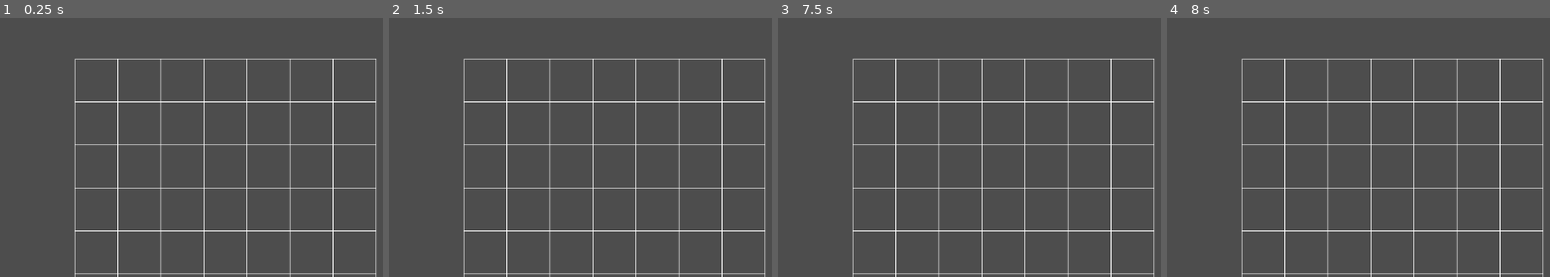
Above: before the commit, frames 1-4 (left to right).
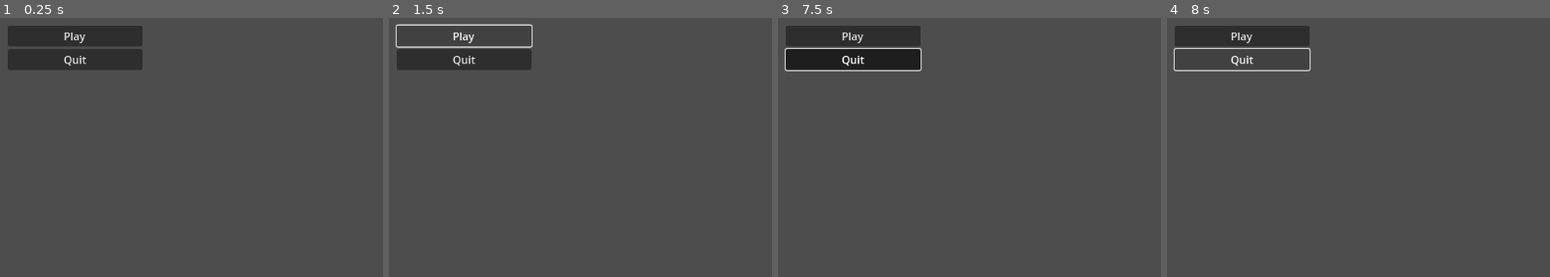
Above: after the commit, the same moments.

Repository: CloneDeath/TCGGame
Game: Godot game, scene res://Scenes/MainMenu.tscn
The game is run twice, just before and just after one commit, with the same random seed, the same clock (stepped at 60 frames per second) and the same inputs. Before the commit the project starts from res://Main.tscn.
Inputs (mouse positions are in pixels of both pictures, inside the frame that each line leads up to):
- Up to frame 1 (0.25 s): no input
- Up to frame 2 (1.5 s): click (465, 36) at 0.5 s, where only the run after the commit has a clickable "Play"; click (465, 36) at 1.25 s, where only the run after the commit has a clickable "Play"
- Up to frame 3 (7.5 s): click (854, 36) at 2 s, where only the run after the commit has a clickable "Play"; tap Enter at 2.75, 4.25, 5.75 s; move the mouse to (1023, 38) at 2.77 s; click (1023, 38) at 2.92 s; tap Space at 3.5, 5, 6.5 s; drag from (outside the picture) to (816, 147) at 3.52 s; move the mouse to (outside the picture) at 4.27 s; click (outside the picture) at 4.42 s; drag from (816, 147) to (outside the picture) at 5.02 s; move the mouse to (1084, 124) at 5.77 s; click (1084, 124) at 5.92 s; drag from (outside the picture) to (outside the picture) at 6.52 s; move the mouse to (892, 59) at 7.27 s; click (892, 59) at 7.42 s
- Up to frame 4 (8 s): no input

The runs differ from the first frame. In frame 1, 9.0% of the frame differs, in the area x 2-99%, y 2-100%; in frame 2, 6.9%; in frame 3, 9.3%, in the area x 1-99%, y 2-100%; in frame 4, 6.9%.

Commit message:
Merge master
Add main menu and build menu features

Diff:
--- a/Scenes/Battlefield.gd
+++ b/Scenes/Battlefield.gd
@@ -3,8 +3,26 @@
 @export var grid_size: Vector2i = Vector2i(7, 7)
 @export var cell_size: Vector2 = Vector2(64, 64)
 
+var tile_scenes := {
+    "Forest": preload("res://Scenes/Tiles/Forest.tscn"),
+    "River": preload("res://Scenes/Tiles/River.tscn"),
+    "Village": preload("res://Scenes/Tiles/Village.tscn"),
+}
+
+var tiles: Array = []
+var selected_cell: Vector2i = Vector2i(-1, -1)
+
+@onready var build_menu := $BuildMenu
+
 func _ready():
     queue_redraw()
+    tiles.resize(grid_size.y)
+    for y in range(grid_size.y):
+        tiles[y] = []
+        tiles[y].resize(grid_size.x)
+    for name in tile_scenes.keys():
+        build_menu.add_item(name)
+    build_menu.connect("id_pressed", _on_build_menu_id_pressed)
 
 func _draw():
     var width = grid_size.x
@@ -20,3 +38,24 @@
         var start = Vector2(0, y * cell_size.y)
         var end = Vector2(w, y * cell_size.y)
         draw_line(start, end, color)
+
+func _input(event):
+    if event is InputEventMouseButton and event.button_index == MOUSE_BUTTON_LEFT and event.pressed:
+        var pos = event.position
+        var cell = Vector2i(int(pos.x / cell_size.x), int(pos.y / cell_size.y))
+        if cell.x < 0 or cell.y < 0 or cell.x >= grid_size.x or cell.y >= grid_size.y:
+            return
+        if tiles[cell.y][cell.x] == null:
+            selected_cell = cell
+            build_menu.position = pos
+            build_menu.popup()
+
+func _on_build_menu_id_pressed(id):
+    var name = build_menu.get_item_text(id)
+    if not tile_scenes.has(name):
+        return
+    var scene = tile_scenes[name]
+    var tile = scene.instantiate()
+    add_child(tile)
+    tile.position = Vector2(selected_cell.x, selected_cell.y) * cell_size
+    tiles[selected_cell.y][selected_cell.x] = tile
--- a/Scenes/Battlefield.tscn
+++ b/Scenes/Battlefield.tscn
@@ -6,6 +6,7 @@
 [node name="Battlefield" type="Node2D"]
 script = ExtResource(1)
 
+[node name="BuildMenu" type="PopupMenu" parent="."]
 [node name="Camera2D" type="Camera2D" parent="."]
 script = ExtResource(2)
 current = true
--- /dev/null
+++ b/Scenes/MainMenu.gd
@@ -0,0 +1,7 @@
+extends Control
+
+func _on_play_pressed():
+	get_tree().change_scene_to_file("res://Main.tscn")
+
+func _on_quit_pressed():
+	get_tree().quit()
--- /dev/null
+++ b/Scenes/MainMenu.tscn
@@ -0,0 +1,27 @@
+[gd_scene load_steps=3 format=3 uid="uid://mainmenu"]
+
+[ext_resource type="Script" path="res://Scenes/MainMenu.gd" id="1"]
+
+[node name="MainMenu" type="Control"]
+anchor_right = 1.0
+anchor_bottom = 1.0
+script = ExtResource(1)
+
+[node name="VBoxContainer" type="VBoxContainer" parent="."]
+anchor_left = 0.5
+anchor_top = 0.5
+anchor_right = 0.5
+anchor_bottom = 0.5
+offset_left = -100.0
+offset_top = -50.0
+offset_right = 100.0
+offset_bottom = 50.0
+
+[node name="PlayButton" type="Button" parent="VBoxContainer"]
+text = "Play"
+
+[node name="QuitButton" type="Button" parent="VBoxContainer"]
+text = "Quit"
+
+[connection signal="pressed" from="PlayButton" to="." method="_on_play_pressed"]
+[connection signal="pressed" from="QuitButton" to="." method="_on_quit_pressed"]
--- a/project.godot
+++ b/project.godot
@@ -11,7 +11,7 @@
 [application]
 
 config/name="TCGGame"
-run/main_scene="res://Main.tscn"
+run/main_scene="res://Scenes/MainMenu.tscn"
 config/features=PackedStringArray("4.4", "GL Compatibility")
 config/icon="res://icon.svg"
 
